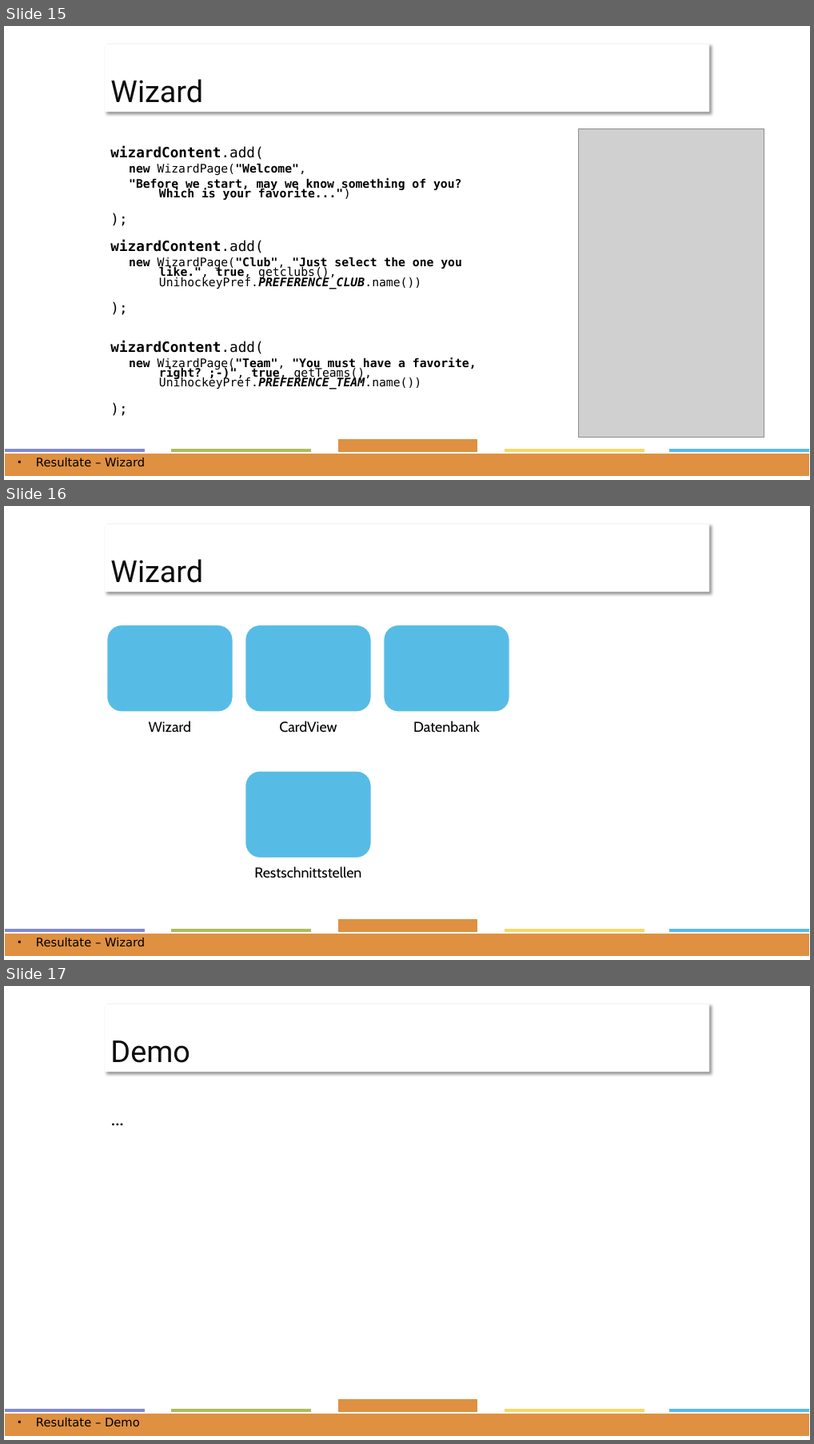
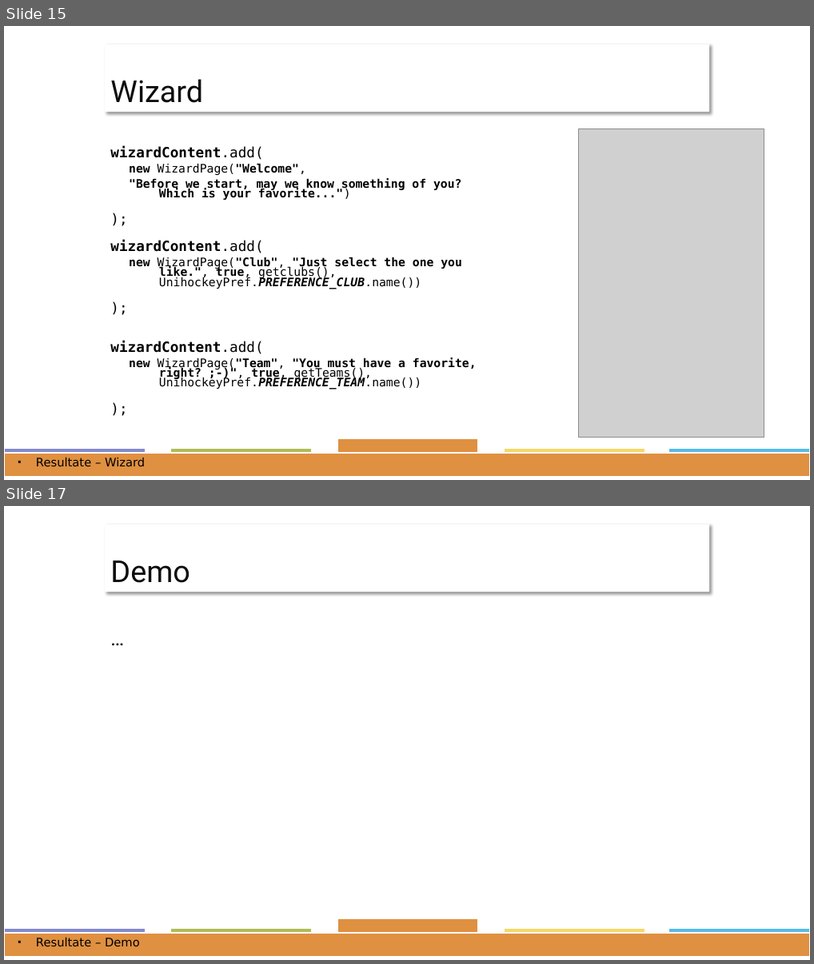
Before and after one commit to ffhsAndroidDenisTobias/androidProject, a slide deck: docs/Präsentation/Project-Presentation.pptx. Shown one above the other, each under a label of ours: slides 15, 16 and 17 before the commit, slides 15 and 17 after it; the slides between them are not shown. The pictures are 814x1444 and 814x964 pixels, drawn with LibreOffice and Linux fonts; fonts in the diff are those of the drawing; grey boxes stand for pictures. Boxes give left, top, right and bottom in pixels: in the first picture for what was removed or moved away, otherwise in the second. Text is boxed around its words. In the diff, an @@ line names an element or a change of style, - is before the commit and + after.

Commit message:
loading data from Datenbank

```diff
--- a/docs/Präsentation/Project-Presentation.pptx
+++ b/docs/Präsentation/Project-Presentation.pptx
@@ slide 16 removed at [4, 506, 810, 960], background #FFFFFF; not listed: 6 template elements that a slide beside it also shows @@
@@ title removed at [105, 524, 710, 592] @@
-Wizard
@@ group removed at [107, 625, 510, 878]: 4 rounded rectangles, 4 texts @@
-Wizard
-CardView
-Datenbank
-Restschnittstellen
@@ text removed at [36, 937, 145, 947] @@
-▪ Resultate – Wizard
```
Also in this commit, not shown: 2 slides added, 7 other files.
